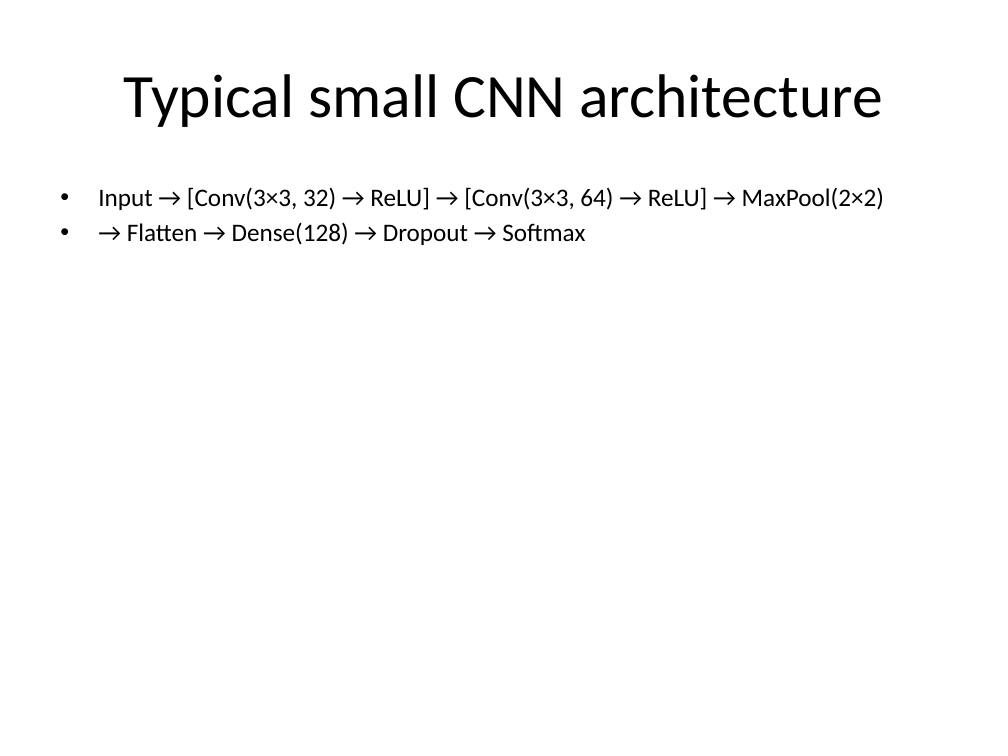
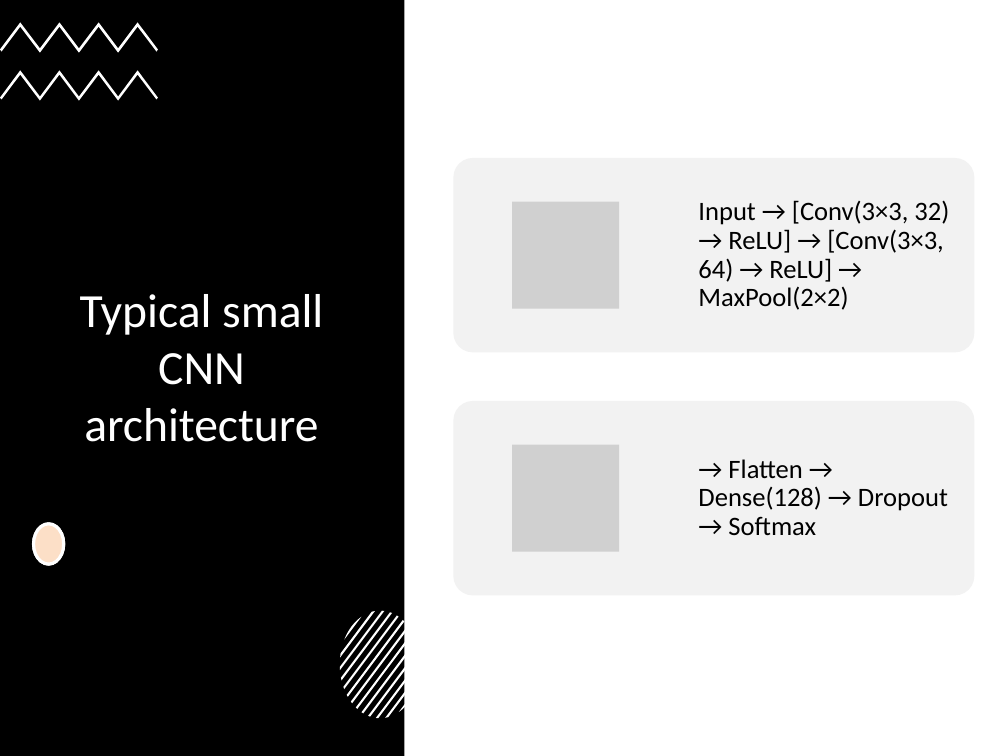
Before and after one commit to neelsoumya/teaching_neural_networks, a slide deck: slide 15 of Convolutional_Neural_Networks_CNNs.pptx (slide 9 before the commit). Drawn at 1008x756 pixels with LibreOffice and Linux fonts; fonts in the diff are those of the drawing; grey boxes stand for pictures. Boxes give left, top, right and bottom in pixels: in the first picture for what was removed or moved away, otherwise in the second. Text is boxed around its words. In the diff, an @@ line names an element or a change of style, - is before the commit and + after.

```diff
--- a/Convolutional_Neural_Networks_CNNs.pptx
+++ b/Convolutional_Neural_Networks_CNNs.pptx
@@ rectangle added at (x1=0, y1=0, x2=404, y2=756), fill #000000 @@
@@ freeform shape added at (x1=0, y1=22, x2=158, y2=52), fill #FFFFFF @@
@@ freeform shape added at (x1=0, y1=71, x2=158, y2=101), fill #FFFFFF @@
@@ title "Typical small CNN architecture" moved from (x1=124, y1=74, x2=882, y2=127) to (x1=80, y1=294, x2=323, y2=442) @@
@@ title "Typical small CNN architecture" at (x1=80, y1=294, x2=323, y2=442): size 44 to 34 pt, text colour #000000 to #FFFFFF @@
@@ text "Input → [Conv(3×3, 32) → ..." moved from (x1=98, y1=187, x2=884, y2=245) to (x1=698, y1=200, x2=949, y2=310) @@
@@ text "Input → [Conv(3×3, 32) → ..." at (x1=698, y1=200, x2=949, y2=310): size 18 to 19 pt; bullet • to none; line spacing 1 to 0.9; more space between paragraphs; vertical alignment top to middle @@
@@ text at (x1=127, y1=222, x2=585, y2=245): paragraph removed @@
-• → Flatten → Dense(128) → Dropout → Softmax
@@ group added at (x1=454, y1=158, x2=975, y2=596): 2 rounded rectangles, 2 pictures, 1 text @@
+→ Flatten → Dense(128) → Dropout → Softmax
@@ ellipse added at (x1=33, y1=524, x2=64, y2=564), fill #FFFFFF, outline #FFFFFF 2.25 pt @@
@@ ellipse added at (x1=33, y1=524, x2=64, y2=564), fill #F79646 at 30% opacity, outline #FFFFFF 2.25 pt @@
@@ group added at (x1=340, y1=611, x2=420, y2=719): 13 freeform shapes @@
```
Also in this commit, not shown: 10 other slides changed, 9 slides added, 2 slides removed, 3 other files.
